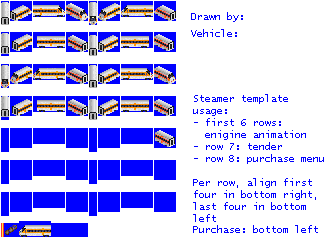
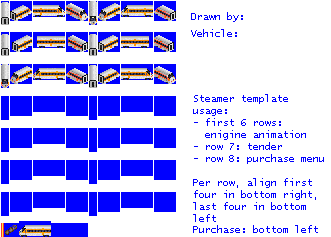
Two versions of the same layered image (331x237). Layer-by-layer changes:
painted on "empty.png" over [1, 1, 175, 147]
